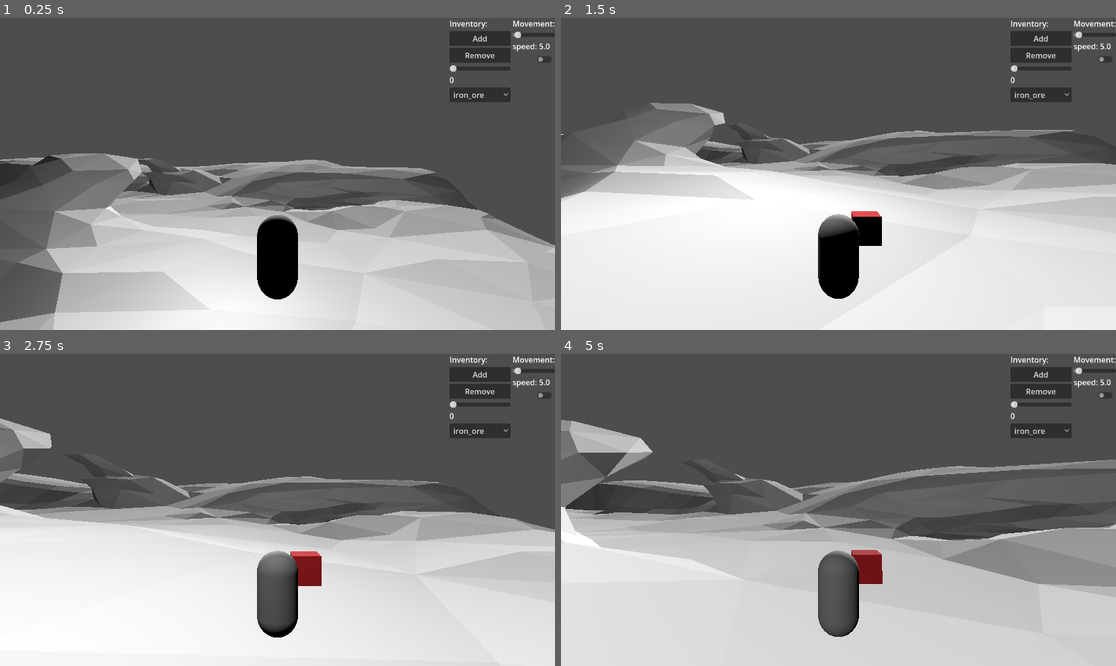
Above: before the commit, frames 1-4 (two rows, left to right).
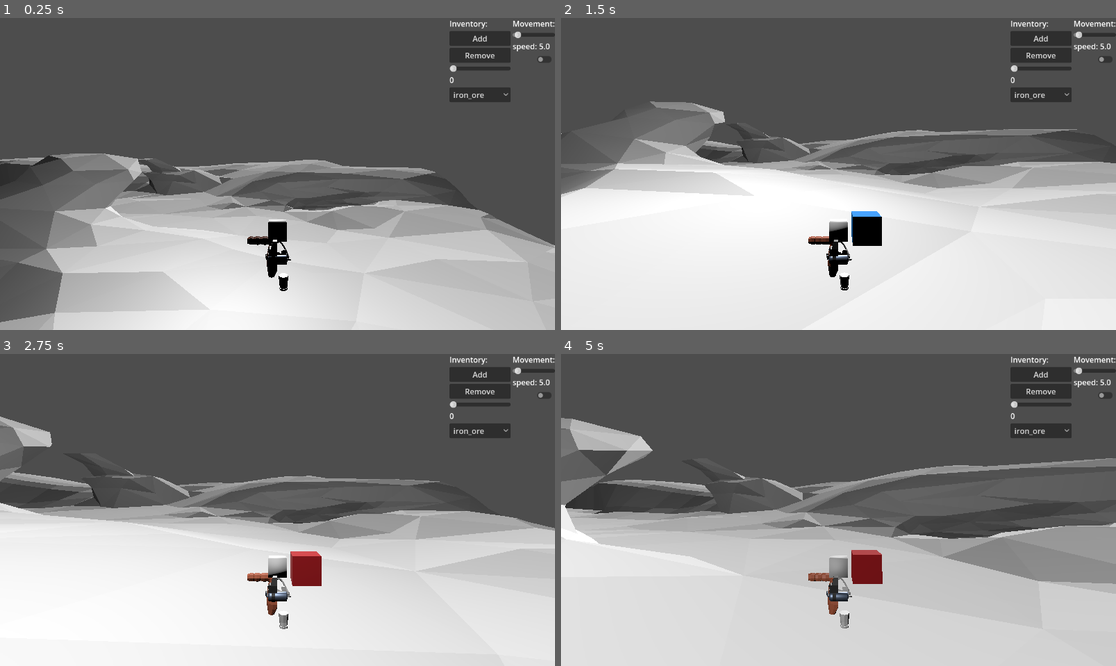
Above: after the commit, the same moments.

Repository: FyX0X/firkx-game-jam
Game: Godot game, scene res://main.tscn
Two runs of this game, one before a commit and one after it. Both use one fixed random seed, a clock stepped at 60 frames per second and the inputs below.
Inputs (mouse positions are in pixels of both pictures, inside the frame that each line leads up to):
- Up to frame 1 (0.25 s): no input
- Up to frame 2 (1.5 s): tap Enter at 0.5 s; move the mouse to (866, 174) at 0.52 s; hold W (forward) from 0.53 s (still down); click (866, 174) at 0.6 s; tap Space (jump) at 0.77 s; move the mouse to (810, 174) at 1.27 s; tap B (build) at 1.35 s
- Up to frame 3 (2.75 s): keep holding W (forward); tap Space (jump) at 1.52 s; move the mouse to (288, 503) at 2.02 s; hold Ctrl (crouch) from 2.03 s (still down)
- Up to frame 4 (5 s): keep holding W (forward); move the mouse to (832, 516) at 2.77 s; release Ctrl (crouch) at 2.78 s; tap E (interact) at 2.85 s; click (832, 516) at 2.92 s; tap Space (jump) at 3.02, 3.77, 4.52 s; move the mouse to (877, 513) at 3.52 s; hold Mouse wheel down (scroll_down) 3.53-4.28 s; move the mouse to (794, 506) at 4.27 s; tap Mouse wheel up (scroll_up) at 4.35 s

The runs differ from the first frame. In frame 1, 1.3% of the frame differs, in the area x 44-54%, y 62-91%; in frame 2, 3.7%; in frame 3, 3.7%; in frame 4, 4.7%, in the area x 0-100%, y 20-91%.

Commit message:
Charachter implemented he is goated

Diff:
--- a/Player/player.tscn
+++ b/Player/player.tscn
@@ -3,8 +3,10 @@
 [ext_resource type="Script" uid="uid://dqi622av1kr1r" path="res://Player/player.gd" id="1_l8h54"]
 [ext_resource type="PackedScene" uid="uid://fsa4twm22msf" path="res://Inventory/inventory.tscn" id="2_4ntmi"]
 [ext_resource type="PackedScene" uid="uid://8j1ui6gsknnb" path="res://Placement/placement.tscn" id="3_btcbx"]
+[ext_resource type="PackedScene" uid="uid://bf0eexdenfl14" path="res://assets/modele/testcharagamejam.glb" id="4_gwnis"]
 
 [sub_resource type="CapsuleShape3D" id="CapsuleShape3D_8lsb0"]
+height = 1.6
 
 [sub_resource type="CapsuleMesh" id="CapsuleMesh_8lsb0"]
 
@@ -17,6 +19,7 @@
 shape = SubResource("CapsuleShape3D_8lsb0")
 
 [node name="MeshInstance3D" type="MeshInstance3D" parent="." unique_id=1795848299]
+visible = false
 mesh = SubResource("CapsuleMesh_8lsb0")
 
 [node name="SpringArm3D" type="SpringArm3D" parent="." unique_id=794395096]
@@ -37,3 +40,6 @@
 
 [node name="Marker3D" type="Marker3D" parent="." unique_id=1879040963]
 transform = Transform3D(1, 0, 0, 0, 1, 0, 0, 0, 1, 1, 0, -2.5)
+
+[node name="testcharagamejam2" parent="." unique_id=739969826 instance=ExtResource("4_gwnis")]
+transform = Transform3D(-1, 0, -8.742278e-08, 0, 1, 0, 8.742278e-08, 0, -1, 0, -0.8, 0)
Not shown, added: assets/modele/testcharagamejam.glb.import
